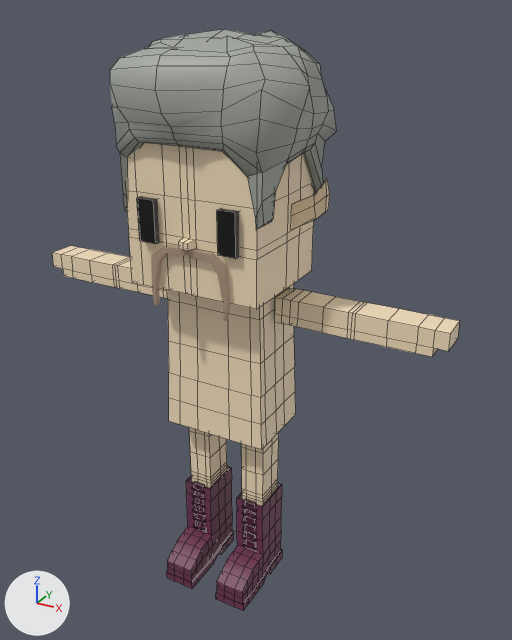
Renders of the FBX model mustachiorascals/fbx/eef10b51-ae90-4dbd-ae85-23fd9e7fcd7a.fbx from each side of a commit.
Camera for both pictures: a 50 mm lens placed at (0.0193, -0.031, 0.033), pointed at (0.001, 0.0023, 0.0163). Every picture has the same lights, and +X, +Y and +Z are marked at lower left. Mesh edges are drawn as thin lines on the coarser meshes. Where no turn or scale is listed for an object, it has been applied to the vertices.

In view in the first picture: 'e_8', 'f_high_boots', 'h_afro', 'm_master', 'mustachio_arms', 'mustachio_body', 'mustachio_eyes', 'mustachio_head', 'mustachio_legs'.
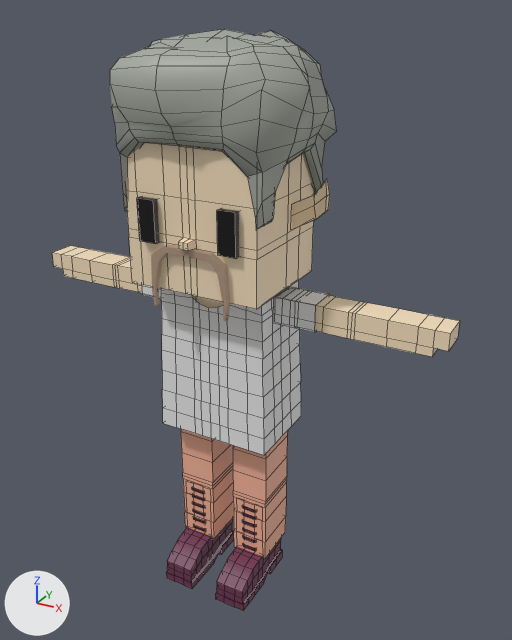
Changed parts and their boxes [x1, y1, x2, y2] in the pictures (512 x 640 px):
'c_shirt_1', added
    after: [161, 280, 301, 455]
'c_pants', added
    after: [181, 429, 287, 558]
'c_shirt_2', added
    after: [142, 284, 330, 333]
'mustachio_body', unchanged, covered by the edit
    before: [167, 283, 296, 450]
    after: [192, 295, 223, 308]
'mustachio_legs', unchanged, covered by the edit
    before: [189, 427, 279, 506]

The change, as a diff of the scene's bpy script:
```diff
--- a/mustachiorascals/fbx/eef10b51-ae90-4dbd-ae85-23fd9e7fcd7a.fbx.py
+++ b/mustachiorascals/fbx/eef10b51-ae90-4dbd-ae85-23fd9e7fcd7a.fbx.py
@@ mat_upper_garment_1 @@
+mat_upper_garment_1 = principled_material('upper_garment_1')
+mat_upper_garment_1.base_color = (0.8, 0.8, 0.8)  # white #e7e7e7
@@ mat_lower_garment @@
+mat_lower_garment = principled_material('lower_garment')
+mat_lower_garment.base_color = (0.914, 0.455, 0.318)  # beige #f5b499
@@ me_mesh_011 @@
+me_mesh_011.from_pydata(...)  # 24 vertices, 18 faces; spans x -0.00561..0.00561, y 0.00027..0.00209, z 0.01737..0.01893
+me_mesh_011.materials.append(mat_upper_garment_1)  # white #e7e7e7
@@ me_mesh_010 @@
+me_mesh_010.from_pydata(...)  # 230 vertices, 212 faces; spans x -0.00349..0.00349, y -0.0013..0.00353, z 0.00994..0.01894
+me_mesh_010.materials.append(mat_upper_garment_1)  # white #e7e7e7
@@ me_mesh_004_1 @@
+me_mesh_004_1.from_pydata(...)  # 72 vertices, 64 faces; spans x -0.003..0.003, y -0.00018..0.00265, z 0.00139..0.01069
+me_mesh_004_1.materials.append(mat_lower_garment)  # beige #f5b499
@@ ob_c_shirt_2 @@
+ob_c_shirt_2 = bpy.data.objects.new('c_shirt_2', me_mesh_011)
+ob_c_shirt_2.location = (0.0, 0.0, 0.0)
@@ ob_c_shirt_1 @@
+ob_c_shirt_1 = bpy.data.objects.new('c_shirt_1', me_mesh_010)
+ob_c_shirt_1.location = (0.0, 0.0, 0.0)
@@ ob_c_pants @@
+ob_c_pants = bpy.data.objects.new('c_pants', me_mesh_004_1)
+ob_c_pants.location = (0.0, 0.0, 0.0)
```
